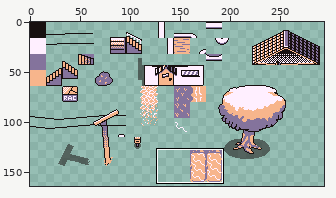
One commit to this pixel-art file: art/world_art.aseprite. Above, an overview of the earlier version with the close-up marked.
Close-up. Earlier state:
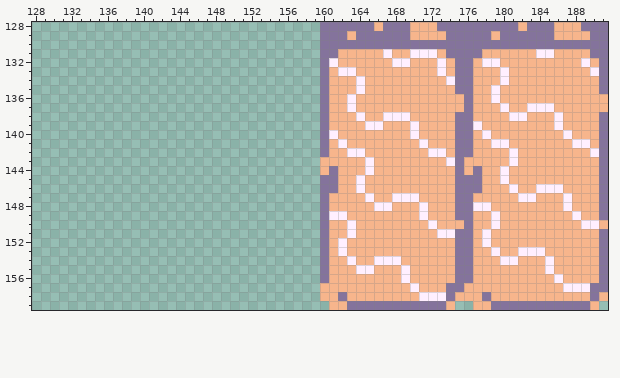
320x208 pixels, 1 frame. Colours within 5 levels of each other are drawn and written as one. Shown: x 128..191, y 128..159. The wide view leaves out empty margins.
After the commit:
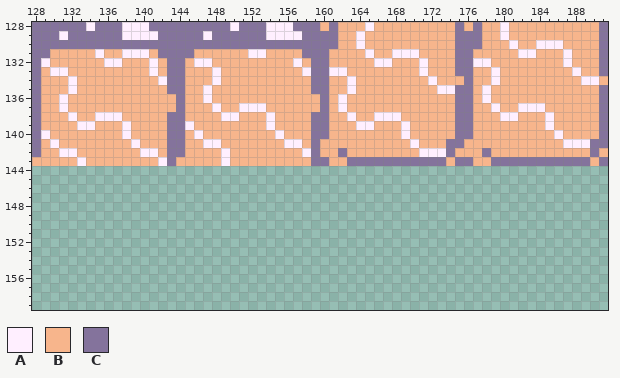
Palette (. is transparent): A #ffefff  B #f7b58c  C #84739c
Changes in this commit:
Changed rows in their new state; - is an unchanged pixel.
Layer "Flattened":
first column x 128:
128 CCCCCCACCCAAACCCCCCCCCACCCAAACCCB-BBBA-BBB---BB-B-BBAB-BBB---BB-
129 CCCACCCCCCAAAACCCCCACCCCCCAAAACC--B-ABBBBB----B---B-ABBBBB----B-
130 CCCCCCCCCCCCCCCCCCCCCCCCCCCCCCCC--BBABBBBBBBBBB---BBBABBAAABBBB-
131 CCBBBBBABBAAABCCCCBBBBBBAABBBBCC-B---A-BAA-BB-B--B----AABB-A--B-
132 CABBBBBBAABBBABCCBAABBBBBBBBBABC-B----AABB-A-B---A-B-------A-B--
133 CBAABBBBBBBBBABCCBBBABBBBBBBBBAC-A-B-------A-B-----AB-------A-B-
134 CBBBABBBBBBBBBACCBBBABBBBBBBBBBC---AB-------A-BB---AB--------AAB
135 CBBBABBBBBBBBBBCCBBABBBBBBBBBBBC---AB--------AA---AB------------
136 CBBABBBBBBBBBBBBCBBABBBBBBBBBBBB--AB-----------C--AB-----------C
137 CBBABBBBBBBBBBBBCBBBABBAAABBBBBB--AB-----------C---AB-A--B-----C
138 CBBBABBAAABBBBBCCBBBBAABBBABBBBC---AB-A--B----------A-B--AB-----
139 CBBBBAABBBABBBBCCABBBBBBBBABBBBC----A-B--AB------B-------AB-----
140 CABBBBBBBBABBBBCCBABBBBBBBBABBBC-B-------AB-------B-------AB----
141 CBABBBBBBBBABBBCCBBAABBBBBBBAABCB-B-------AB--C-B--BB------A--C-
142 CBBAABBBBBBBAABCCBBBBABBBBBBBBACB-CBB------A--CBB-C--B--------CB
143 BBBBBABBBBBBBBACBBBBBABBBBBBBBBCC--CCCCCCCCCCCB-C--CCCCCCCCCCC--
144 --------------------------------................................
145 --------------------------------................................
146 --------------------------------................................
147 --------------------------------................................
148 --------------------------------................................
149 --------------------------------................................
150 --------------------------------................................
151 --------------------------------................................
152 --------------------------------................................
153 --------------------------------................................
154 --------------------------------................................
155 --------------------------------................................
156 --------------------------------................................
157 --------------------------------................................
158 --------------------------------................................
159 ---------------------------------..............--..............-
Boxes around the changes in both close-ups, in picture pixels (x1, y1, x2, y2):
changed: (32, 22, 608, 310)
